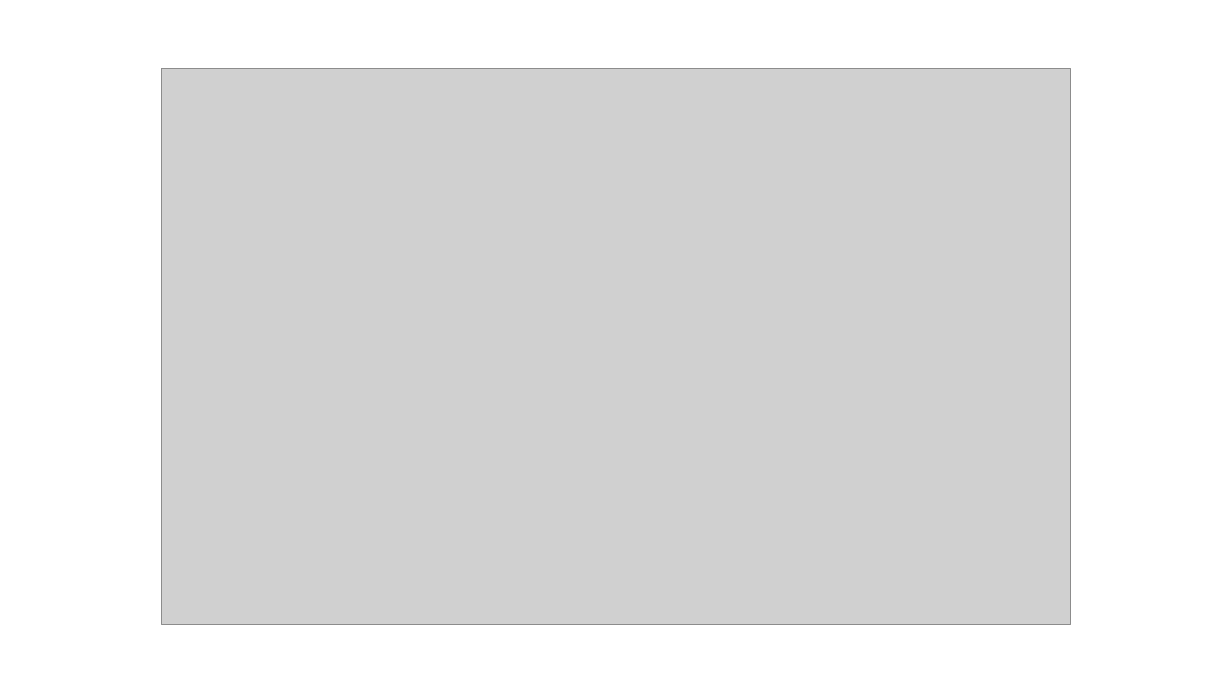
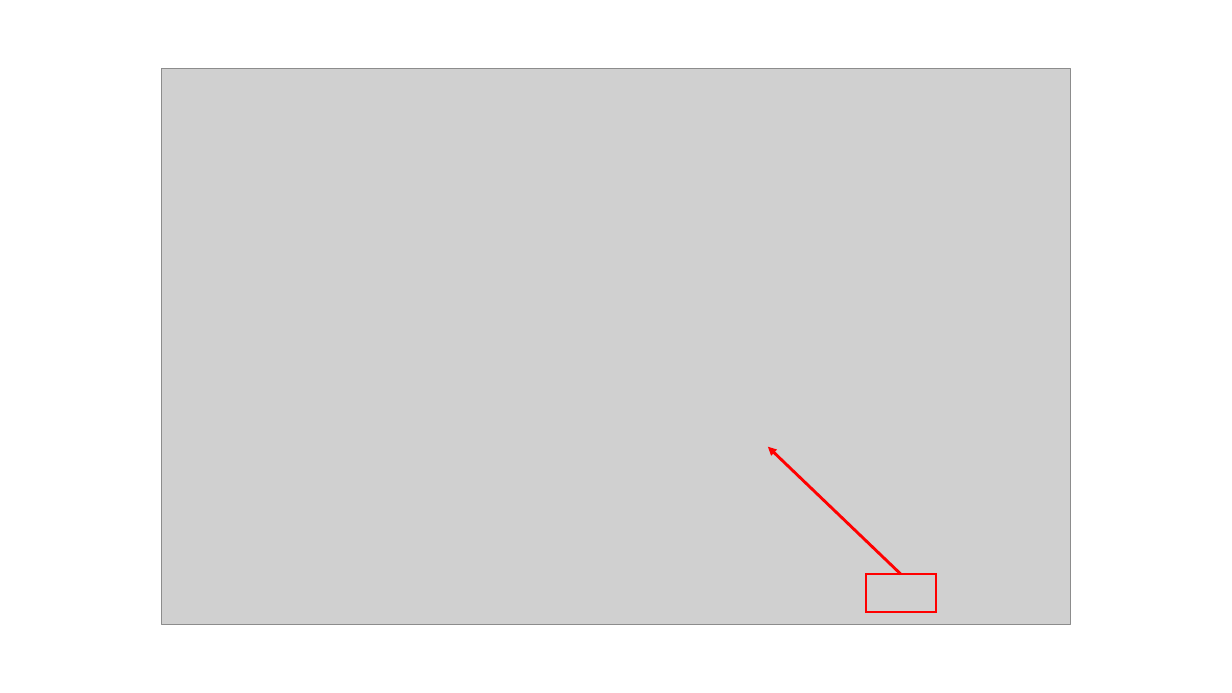
Before and after one commit to josealt2197/PP2, a slide deck: slide 14 of .Otros Archivos/Capturas de Procesos/Manual de Usuario/CapturasManualDeUsuario.pptx. Drawn at 1232x693 pixels with LibreOffice and Linux fonts; fonts in the diff are those of the drawing; grey boxes stand for pictures. Boxes give left, top, right and bottom in pixels: in the first picture for what was removed or moved away, otherwise in the second. Text is boxed around its words. In the diff, an @@ line names an element or a change of style, - is before the commit and + after.

```diff
--- a/.Otros Archivos/Capturas de Procesos/Manual de Usuario/CapturasManualDeUsuario.pptx
+++ b/.Otros Archivos/Capturas de Procesos/Manual de Usuario/CapturasManualDeUsuario.pptx
@@ arrow added from (901, 574) to (768, 446), #FF0000 2.25 pt @@
@@ rectangle added at box(866, 574, 935, 612), outline #FF0000 1.5 pt @@
```
Also in this commit, not shown: 6 other slides changed, 4 slides added, 4 slides removed, 18 other files.
